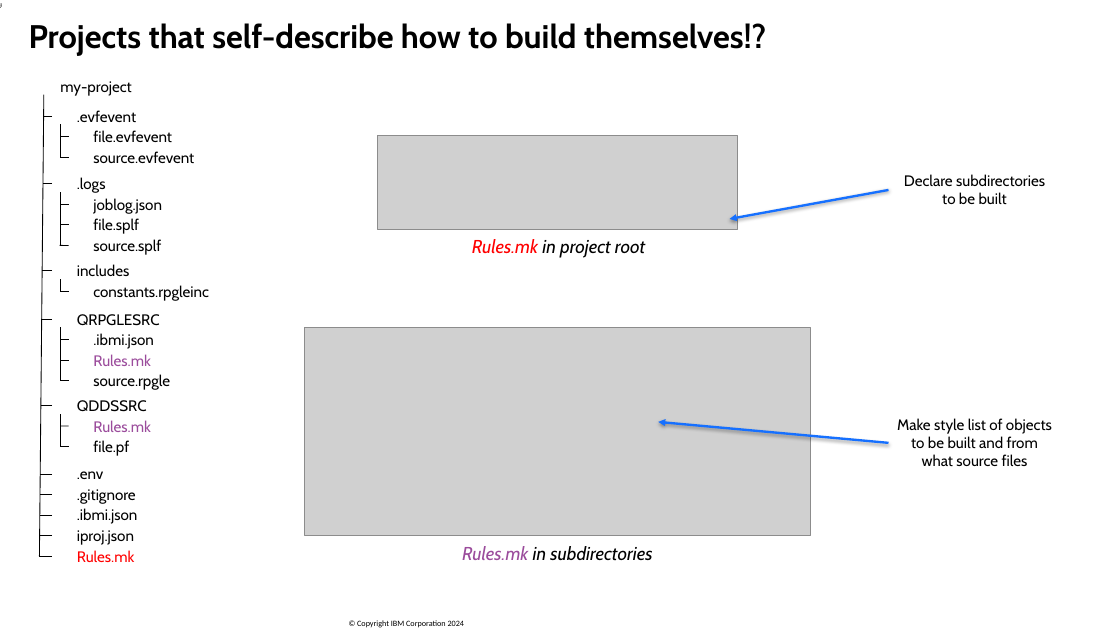
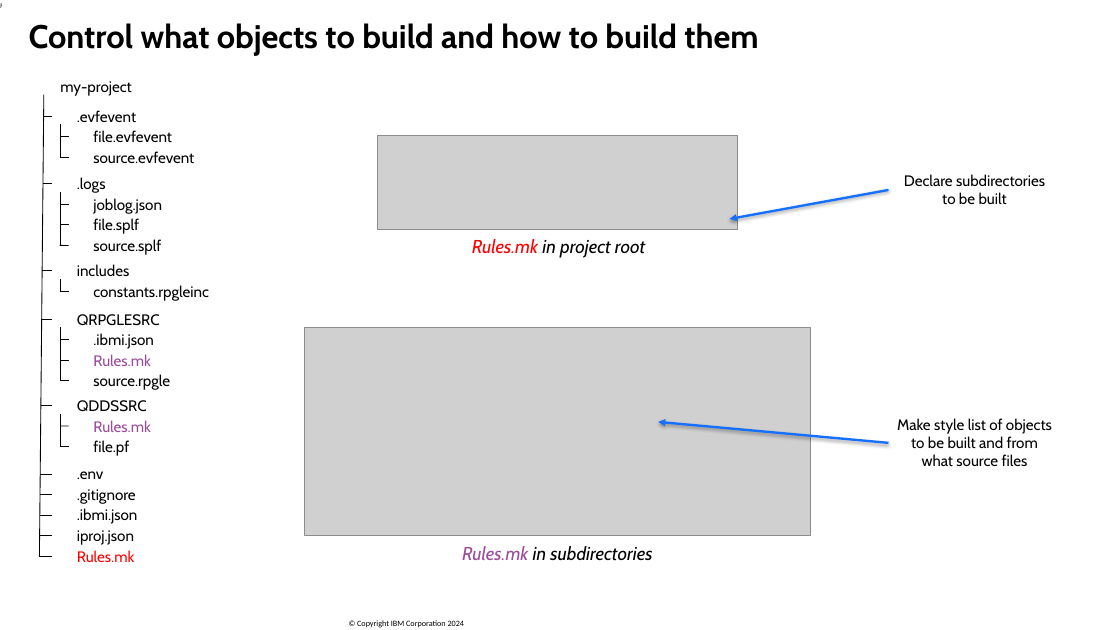
Before and after one commit to SanjulaGanepola/ibmi-talks, a slide deck: slide 10 of Modern Buildable Projects with IBM i Project Explorer and Bob/Modern-Buildable-Projects-with-IBM-i-Project-Explorer-and-Bob.pptx. Drawn at 1120x630 pixels with LibreOffice and Linux fonts; fonts in the diff are those of the drawing; grey boxes stand for pictures; background and template pictures are left out. Boxes give left, top, right and bottom in pixels: in the first picture for what was removed or moved away, otherwise in the second. Text is boxed around its words. In the diff, an @@ line names an element or a change of style, - is before the commit and + after.

Commit message:
fix spelling and slide titles

```diff
--- a/Modern Buildable Projects with IBM i Project Explorer and Bob/Modern-Buildable-Projects-with-IBM-i-Project-Explorer-and-Bob.pptx
+++ b/Modern Buildable Projects with IBM i Project Explorer and Bob/Modern-Buildable-Projects-with-IBM-i-Project-Explorer-and-Bob.pptx
@@ title at (29, 23, 758, 56): text changed @@
-Projects that self-describe how to build themselves!?
+Control what objects to build and how to build them
```
Also in this commit, not shown: 4 other slides changed, 1 slide removed, 1 other file.
